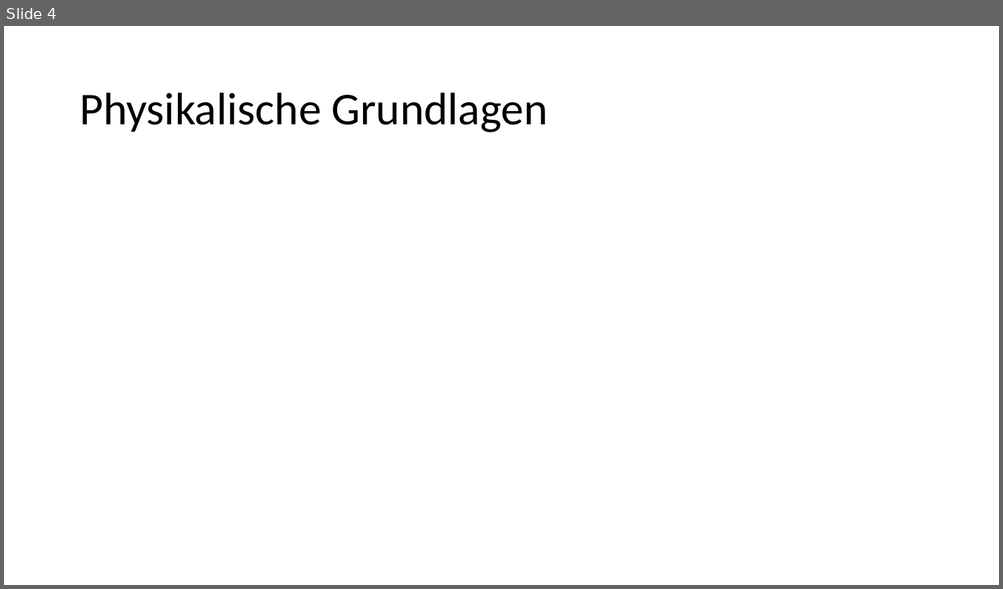
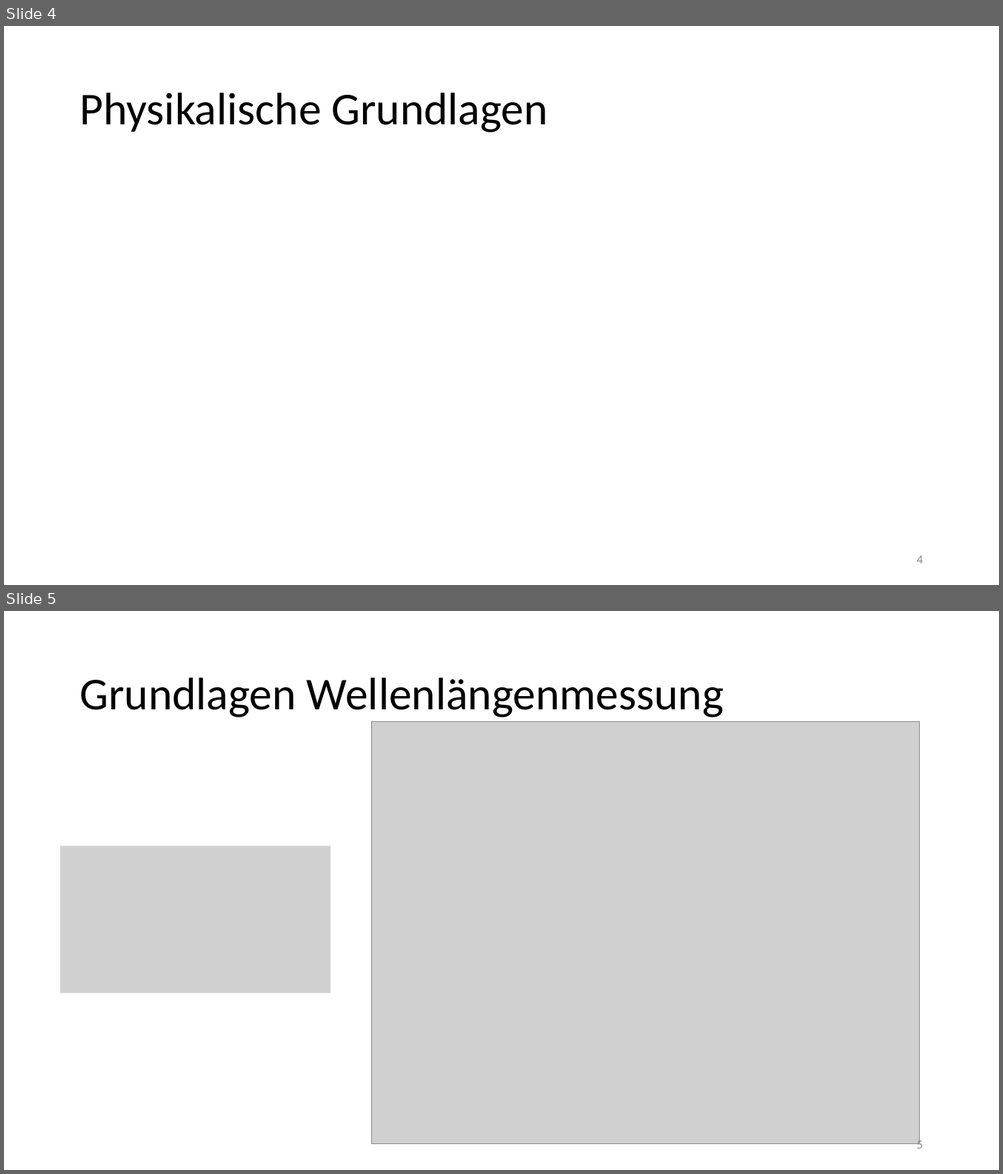
Before and after one commit to thewhitecat/grundpraktikum1, a slide deck: grundpraktikum2/Optik 2/Optik II.pptx. Shown one above the other, each under a label of ours: slide 4 before the commit, slides 4 and 5 after it. The pictures are 1003x589 and 1003x1174 pixels, drawn with LibreOffice and Linux fonts; fonts in the diff are those of the drawing; grey boxes stand for pictures. Boxes give left, top, right and bottom in pixels: in the first picture for what was removed or moved away, otherwise in the second. Text is boxed around its words. In the diff, an @@ line names an element or a change of style, - is before the commit and + after.

```diff
--- a/grundpraktikum2/Optik 2/Optik II.pptx
+++ b/grundpraktikum2/Optik 2/Optik II.pptx
@@ slide 5 added at bbox=[4, 611, 999, 1170], background #FFFFFF @@
@@ title added at bbox=[79, 678, 723, 718], 44 pt, text #000000 @@
+Grundlagen Wellenlängenmessung
@@ picture added at bbox=[372, 721, 920, 1145] @@
@@ picture added at bbox=[60, 846, 330, 994] @@
@@ page number added at bbox=[916, 1139, 922, 1149], 12 pt, text #8C8C8C @@
+5
@@ slide 4 changed as well @@
@@ page number added at bbox=[916, 556, 922, 564], 12 pt, text #8C8C8C @@
+4
```
Also in this commit, not shown: 6 other slides changed, 3 other slides added, 3 slides removed.
